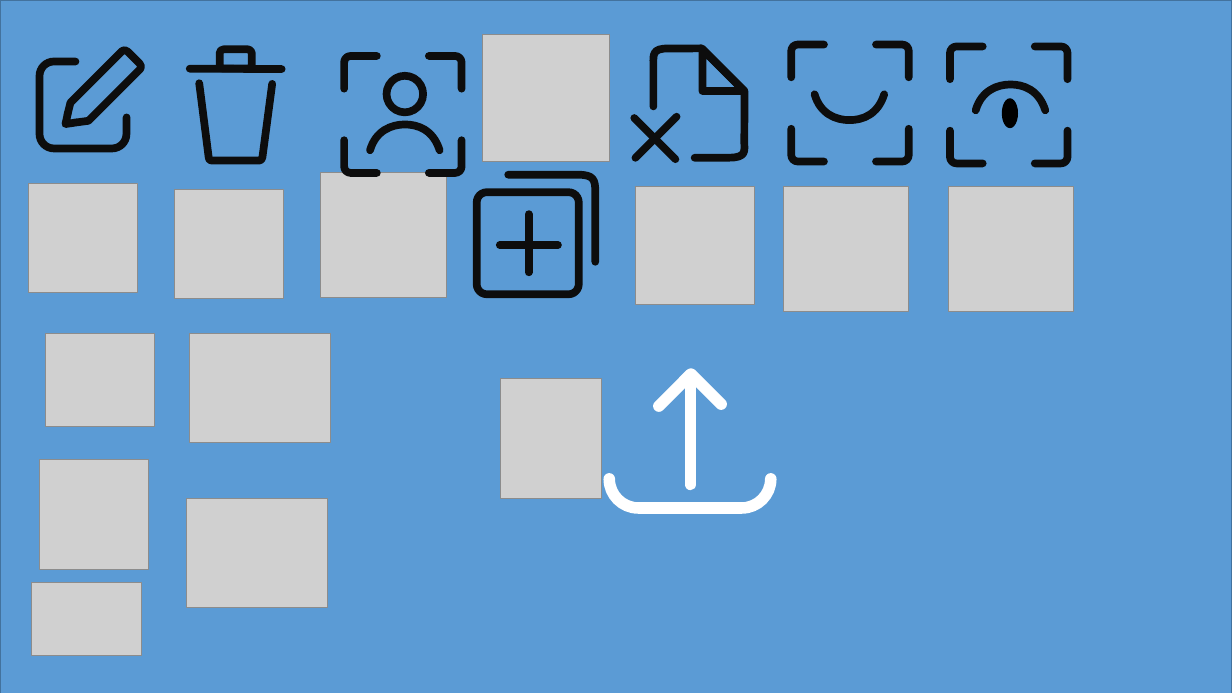
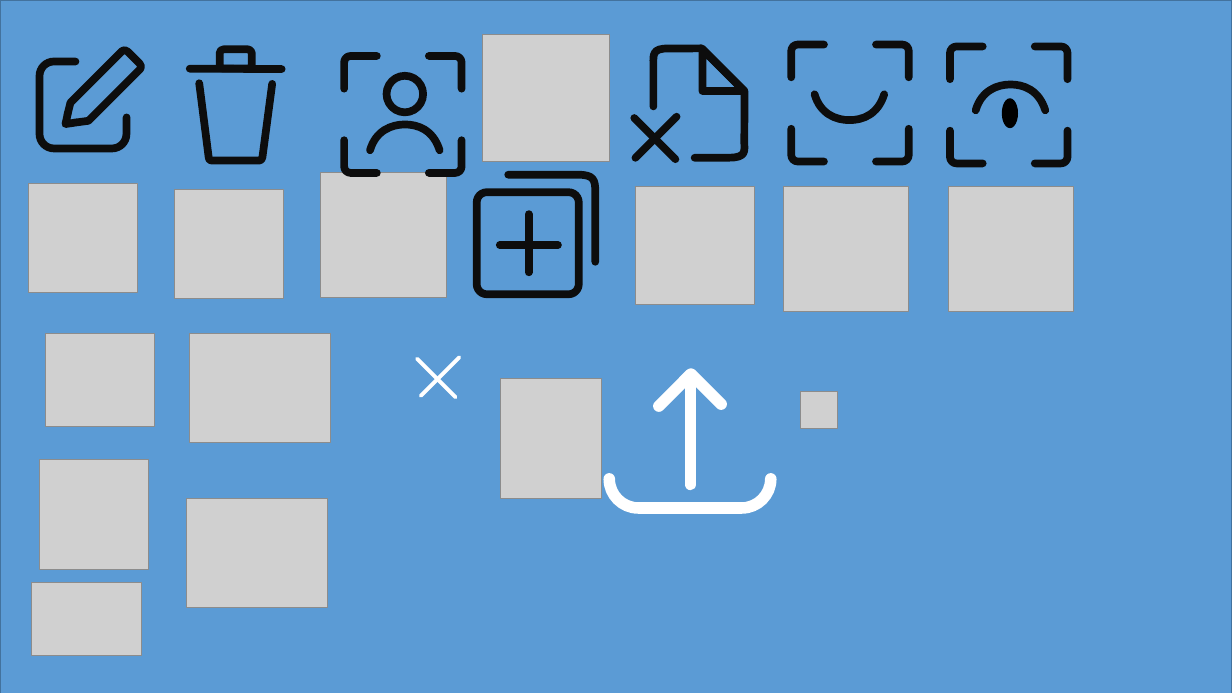
Before and after one commit to fafi-svg/App_web_vacunas, a slide deck: slide 30 of Documents_Desing/Diseños_veterinaria_vacunas.pptx. Drawn at 1232x693 pixels with LibreOffice and Linux fonts; fonts in the diff are those of the drawing; grey boxes stand for pictures. Boxes give left, top, right and bottom in pixels: in the first picture for what was removed or moved away, otherwise in the second. Text is boxed around its words. In the diff, an @@ line names an element or a change of style, - is before the commit and + after.

```diff
--- a/Documents_Desing/Diseños_veterinaria_vacunas.pptx
+++ b/Documents_Desing/Diseños_veterinaria_vacunas.pptx
@@ line added from (417, 359) to (456, 397), #FFFFFF 3 pt @@
@@ line added from (459, 358) to (421, 396), #FFFFFF 3 pt @@
@@ picture added at [801,392,837,428] @@
```
Also in this commit, not shown: 1 other slide changed, 8 other files.
